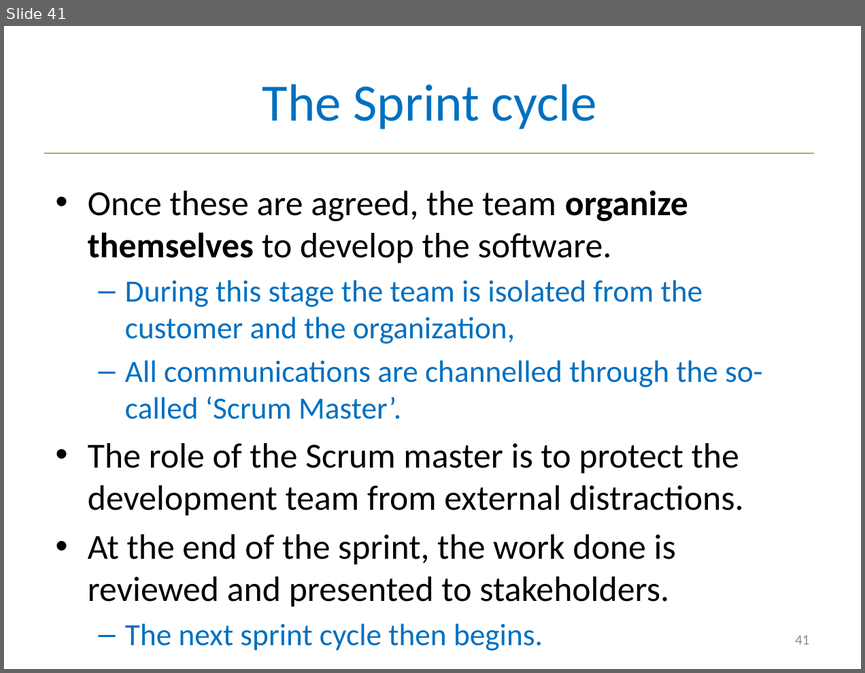
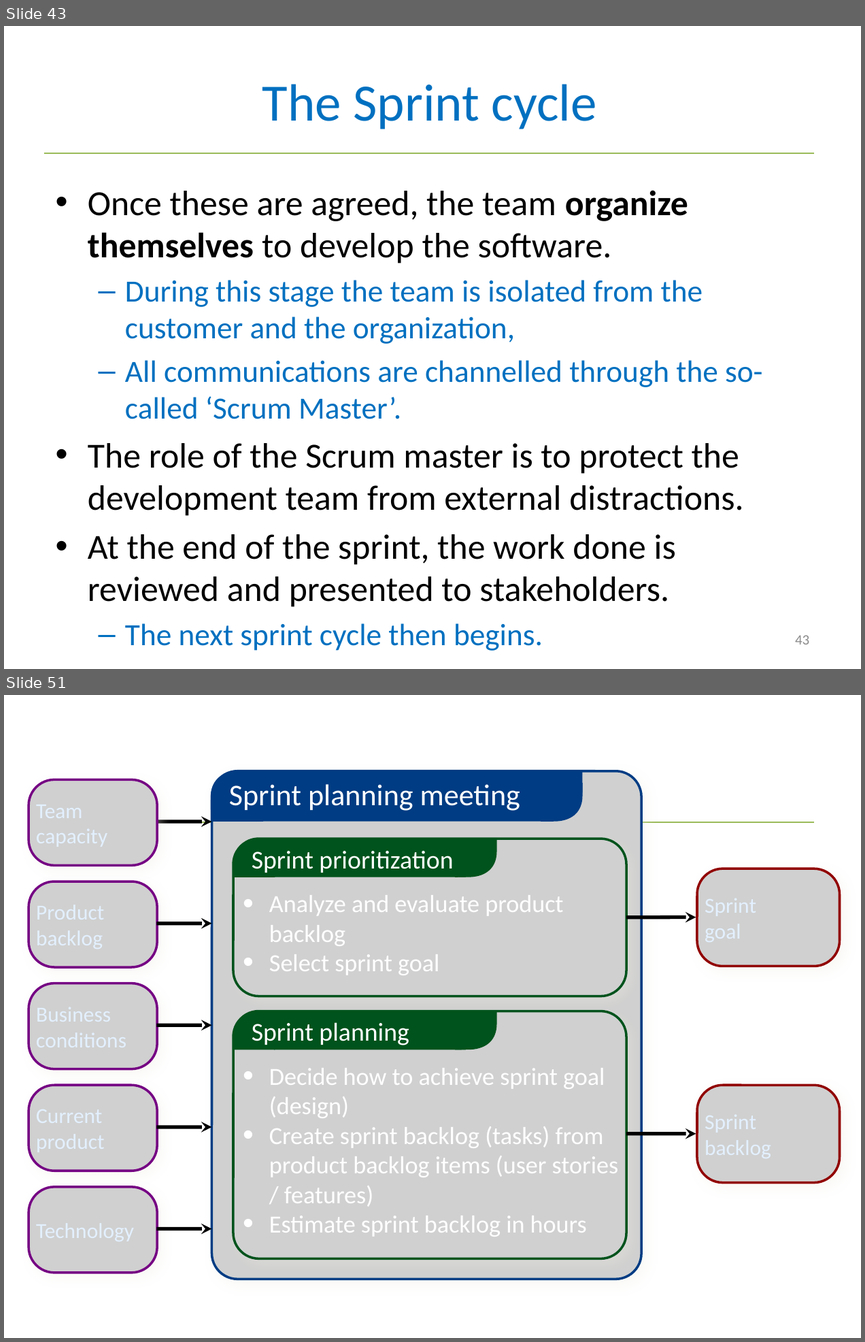
Before and after one commit to tuanct1997/USTH-SE-2017, a slide deck: slides/2 Agile Development.pptx. Shown one above the other, each under a label of ours: slide 41 before the commit, slides 43 and 51 after it; the slides between them are not shown. The pictures are 865x673 and 865x1342 pixels, drawn with LibreOffice and Linux fonts; fonts in the diff are those of the drawing; grey boxes stand for pictures. Boxes give left, top, right and bottom in pixels: in the first picture for what was removed or moved away, otherwise in the second. Text is boxed around its words. In the diff, an @@ line names an element or a change of style, - is before the commit and + after.

```diff
--- a/slides/2 Agile Development.pptx
+++ b/slides/2 Agile Development.pptx
@@ slide 51 added at (4, 695, 861, 1338), background #FFFFFF; not listed: 1 template element that a slide beside it also shows @@
@@ freeform shape added at (211, 771, 252, 810), fill #003C83 @@
@@ picture added at (211, 771, 640, 1278) @@
@@ rectangle added at (252, 771, 547, 821), fill #003C83 @@
@@ rectangle added at (530, 771, 582, 793), fill #003C83 @@
@@ picture added at (29, 780, 158, 866) @@
@@ text added at (229, 784, 520, 811), 25.2 pt, text #FFFFFF @@
+Sprint planning meeting
@@ freeform shape added at (541, 783, 582, 821), fill #003C83 @@
@@ rectangle added at (211, 800, 263, 821), fill #003C83 @@
@@ arrow added from (156, 821) to (211, 821), #000000 3 pt @@
@@ picture added at (697, 868, 839, 966) @@
@@ picture added at (29, 881, 158, 966) @@
@@ group added at (232, 839, 626, 997): 2 freeform shapes, 2 texts, 1 picture, 1 rectangle @@
+Sprint prioritization
+• Analyze and evaluate product backlog
+• Select sprint goal
@@ arrow added from (626, 917) to (696, 917), #000000 3 pt @@
@@ arrow added from (156, 923) to (211, 923), #000000 3 pt @@
@@ picture added at (29, 983, 158, 1068) @@
@@ arrow added from (156, 1025) to (211, 1025), #000000 3 pt @@
@@ group added at (232, 1011, 626, 1259): 2 freeform shapes, 2 texts, 1 picture, 1 rectangle @@
+Sprint planning
+• Decide how to achieve sprint goal (design)
+• Create sprint backlog (tasks) from product backlog items (user stories / features)
+• Estimate sprint backlog in hours
@@ picture added at (29, 1085, 158, 1170) @@
@@ picture added at (697, 1085, 839, 1183) @@
@@ arrow added from (156, 1127) to (211, 1127), #000000 3 pt @@
@@ arrow added from (626, 1134) to (696, 1134), #000000 3 pt @@
@@ picture added at (29, 1187, 158, 1272) @@
@@ arrow added from (156, 1229) to (211, 1229), #000000 3 pt @@
@@ what was slide 41 is now slide 43 @@
@@ page number at (795, 635, 809, 644): text changed @@
-41
+43
```
Also in this commit, not shown: 1 slide changed, 24 other slides added, 2 slides removed.
